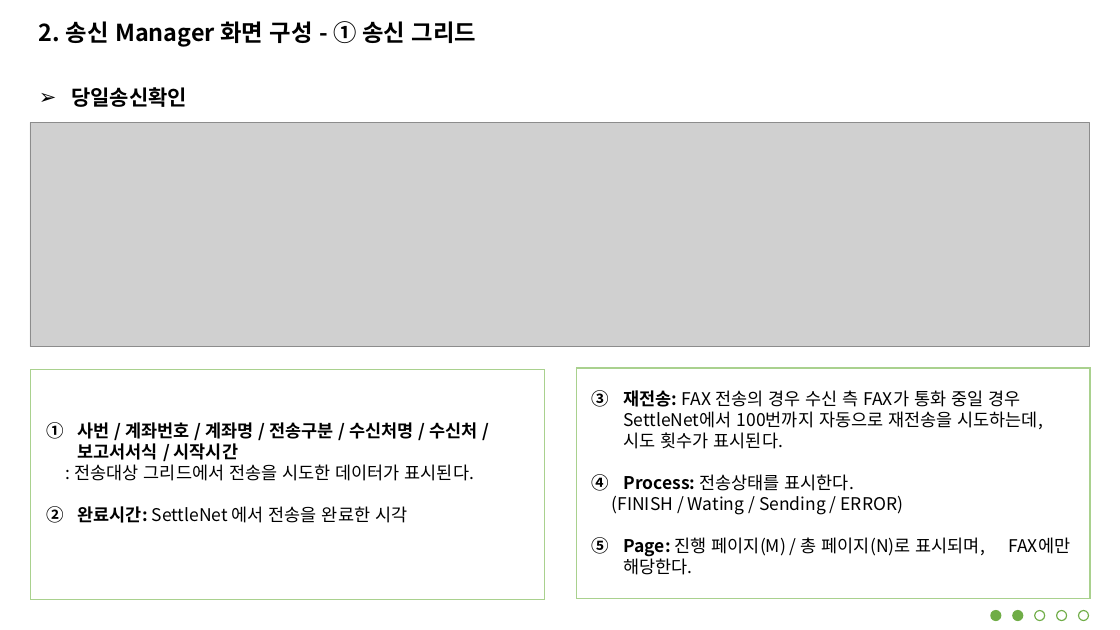
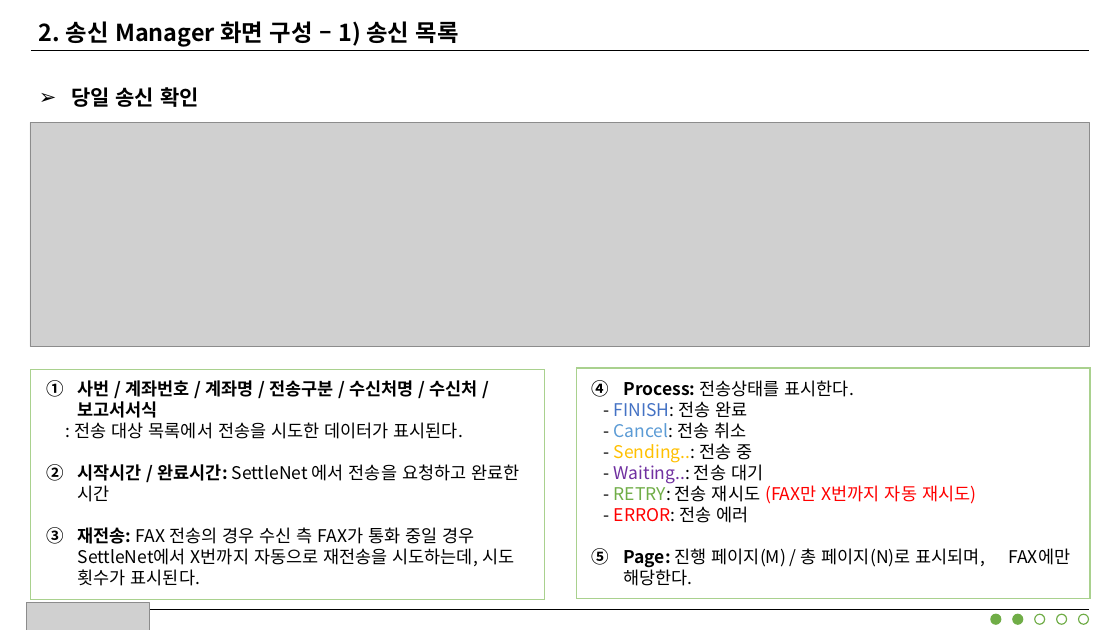
Before and after one commit to jungsoolee/HankookFI, a slide deck: slide 6 of 한투 금상 8801 송신 Manager Client Manual.pptx (slide 5 before the commit). Drawn at 1120x630 pixels with LibreOffice and Linux fonts; fonts in the diff are those of the drawing; grey boxes stand for pictures. Boxes give left, top, right and bottom in pixels: in the first picture for what was removed or moved away, otherwise in the second. Text is boxed around its words. In the diff, an @@ line names an element or a change of style, - is before the commit and + after.

```diff
--- a/한투 금상 8801 송신 Manager Client Manual.pptx
+++ b/한투 금상 8801 송신 Manager Client Manual.pptx
@@ text at bbox=[39, 21, 459, 47]: text changed @@
-2. 송신 Manager 화면 구성 - ① 송신 그리드
+2. 송신 Manager 화면 구성 – 1) 송신 목록
@@ line added from (31, 50) to (1090, 50), #000000 1 pt @@
@@ text at bbox=[71, 87, 199, 107]: spaces changed @@
-➢ 당일송신확인
+➢ 당일 송신 확인
@@ text at bbox=[75, 380, 519, 586]: text changed @@
-1. 사번 / 계좌번호 / 계좌명 / 전송구분 / 수신처명 / 수신처 / 보고서서식 / 시작시간
-: 전송대상 그리드에서 전송을 시도한 데이터가 표시된다.
-2. 완료시간: SettleNet 에서 전송을 완료한 시각
+1. 사번 / 계좌번호 / 계좌명 / 전송구분 / 수신처명 / 수신처 / 보고서서식
+: 전송 대상 목록에서 전송을 시도한 데이터가 표시된다.
+2. 시작시간 / 완료시간: SettleNet 에서 전송을 요청하고 완료한 시간
+3. 재전송: FAX 전송의 경우 수신 측 FAX가 통화 중일 경우 SettleNet에서 X번까지 자동으로 재전송을 시도하는데, 시도 횟수가 표시된다.
@@ text "Process: 전송상태를 표시한다.": place and size @@
-text "Process: 전송상태를 표시한다." at bbox=[612, 390, 1044, 575]
+text "Process: 전송상태를 표시한다." at bbox=[614, 380, 985, 586]
@@ text at bbox=[614, 401, 976, 523]: text changed @@
-(FINISH / Wating / Sending / ERROR)
+- FINISH: 전송 완료
+- Cancel: 전송 취소
+- Sending..: 전송 중
+- Waiting..: 전송 대기
+- RETRY: 전송 재시도 (FAX만 X번까지 자동 재시도)
+- ERROR: 전송 에러
@@ text at bbox=[624, 390, 1044, 449]: paragraph removed @@
-3. 재전송: FAX 전송의 경우 수신 측 FAX가 통화 중일 경우 SettleNet에서 100번까지 자동으로 재전송을 시도하는데, 시도 횟수가 표시된다.
@@ picture added at bbox=[27, 603, 150, 630] @@
@@ line added from (30, 609) to (1090, 609), #000000 1 pt @@
```
Also in this commit, not shown: 6 other slides changed, 8 slides added, 15 slides removed, 22 other files.
